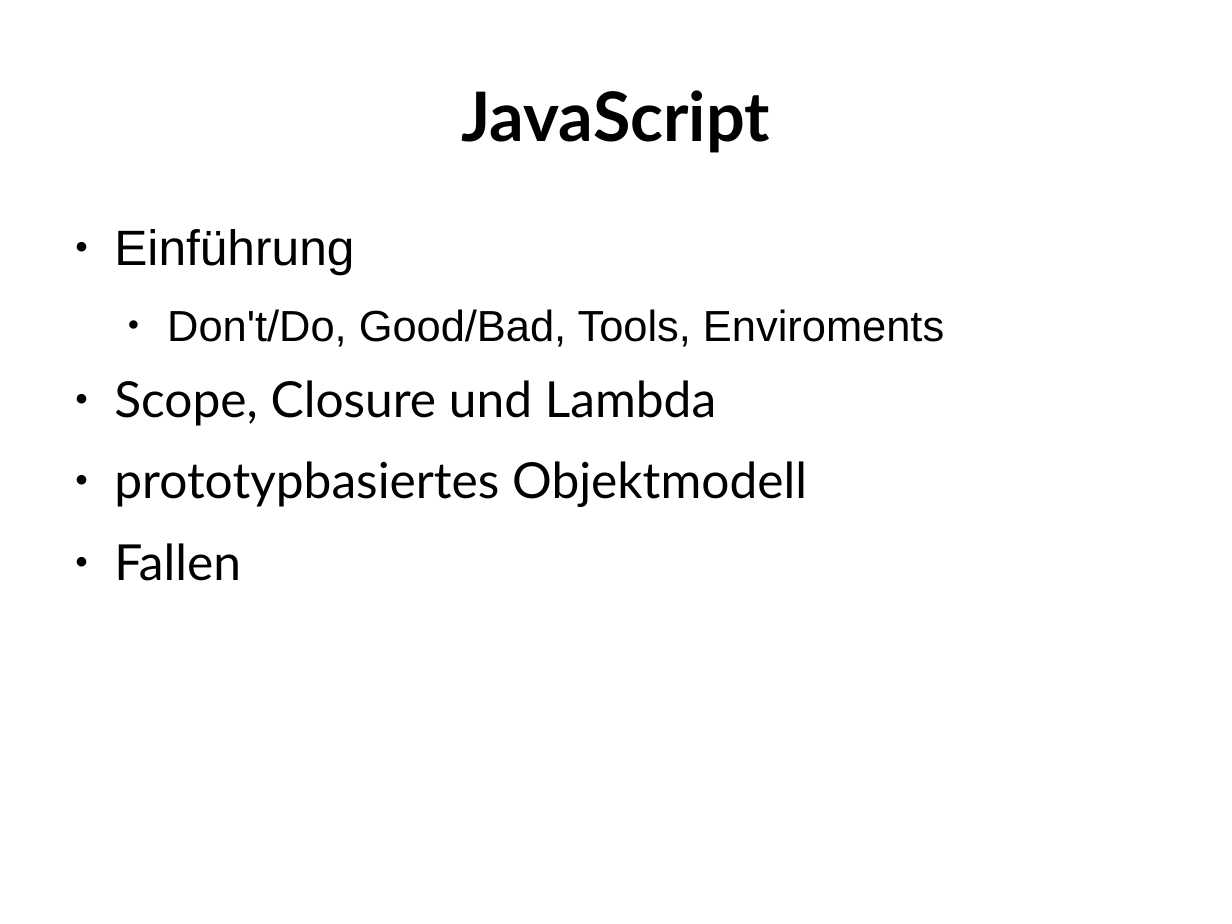
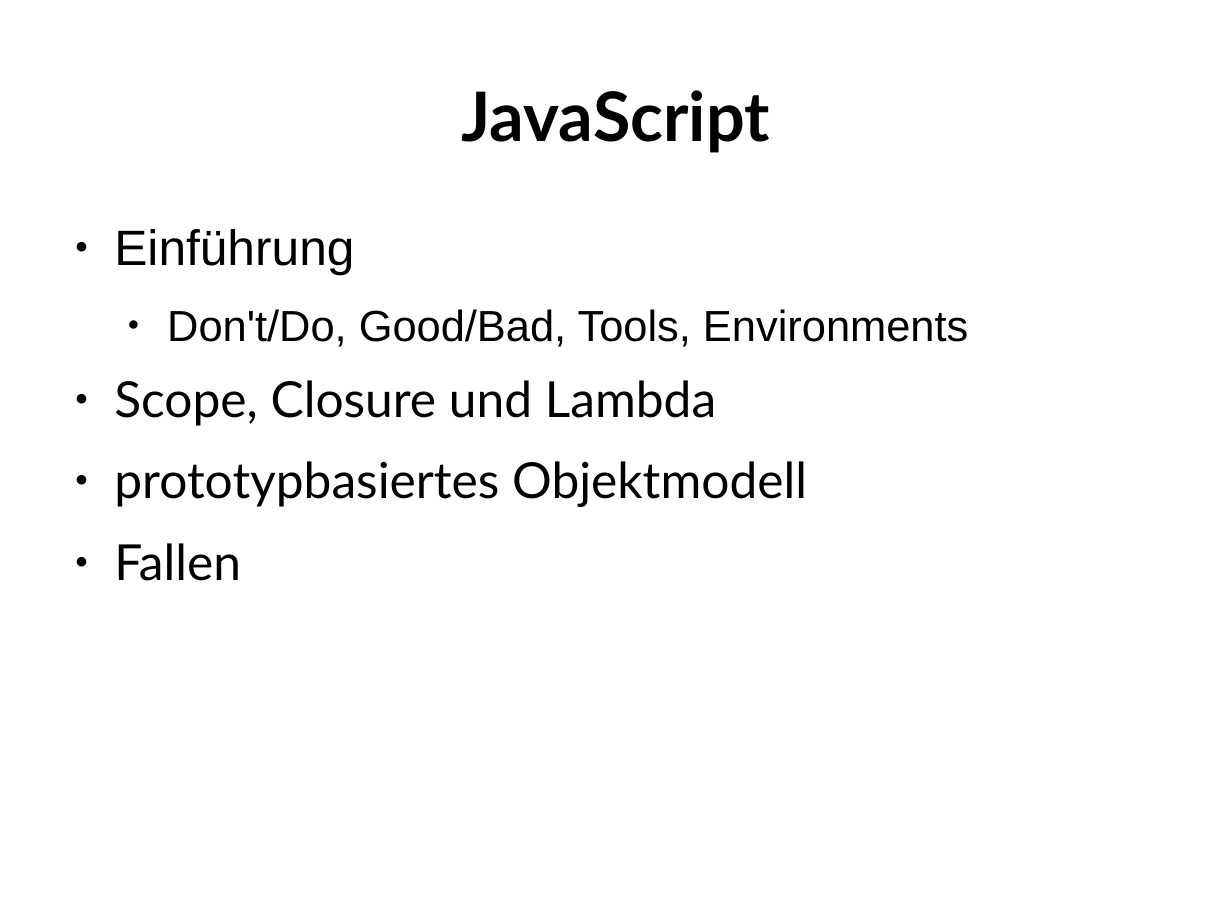
Before and after one commit to Weltraumschaf/Slides, a slide deck: slide 3 of JavaScript - Es ist nicht C/JavaScript-ItsNotC.odp. Drawn at 1232x924 pixels with LibreOffice and Linux fonts; fonts in the diff are those of the drawing. Boxes give left, top, right and bottom in pixels: in the first picture for what was removed or moved away, otherwise in the second. Text is boxed around its words. In the diff, an @@ line names an element or a change of style, - is before the commit and + after.

```diff
--- a/JavaScript - Es ist nicht C/JavaScript-ItsNotC.odp
+++ b/JavaScript - Es ist nicht C/JavaScript-ItsNotC.odp
@@ text at [167, 309, 968, 347]: text changed @@
-  ● Don't/Do, Good/Bad, Tools, Enviroments
+  ● Don't/Do, Good/Bad, Tools, Environments
```
Also in this commit, not shown: 7 other slides changed, 1 other file.
